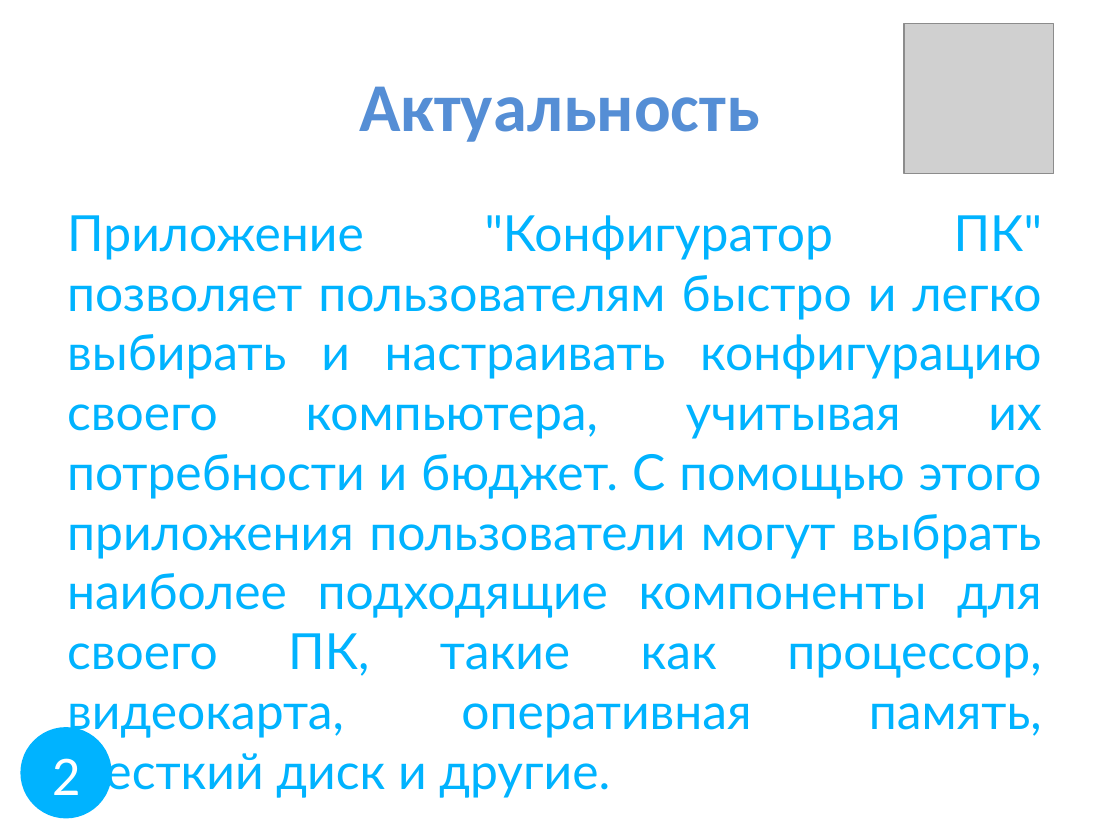
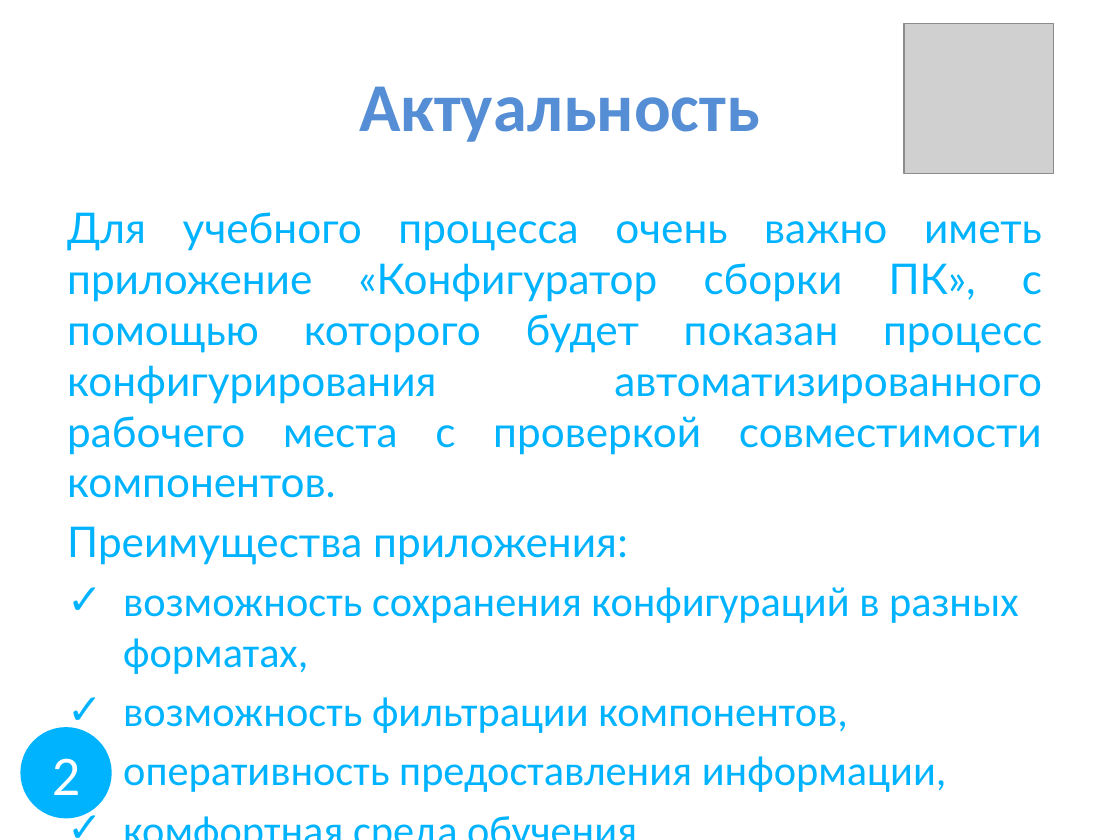
Before and after one commit to D1pex2/ConfiguratorPC, a slide deck: slide 2 of Презентация.pptx. Drawn at 1120x840 pixels with LibreOffice and Linux fonts; fonts in the diff are those of the drawing; grey boxes stand for pictures. Boxes give left, top, right and bottom in pixels: in the first picture for what was removed or moved away, otherwise in the second. Text is boxed around its words. In the diff, an @@ line names an element or a change of style, - is before the commit and + after.

```diff
--- a/Презентация.pptx
+++ b/Презентация.pptx
@@ text at bbox=[67, 212, 1042, 792]: text changed; size 32 to 27.2 pt @@
-Приложение "Конфигуратор ПК" позволяет пользователям быстро и легко выбирать и настраивать конфигурацию своего компьютера, учитывая их потребности и бюджет. С помощью этого приложения пользователи могут выбрать наиболее подходящие компоненты для своего ПК, такие как процессор, видеокарта, оперативная память, жесткий диск и другие.
+Для учебного процесса очень важно иметь приложение «Конфигуратор сборки ПК», с помощью которого будет показан процесс конфигурирования автоматизированного рабочего места с проверкой совместимости компонентов.
+Преимущества приложения:
+✓ возможность сохранения конфигураций в разных форматах,
+✓ возможность фильтрации компонентов,
+✓ оперативность предоставления информации,
+✓ комфортная среда обучения.
```
Also in this commit, not shown: 5 other slides changed, 1 slide added.
